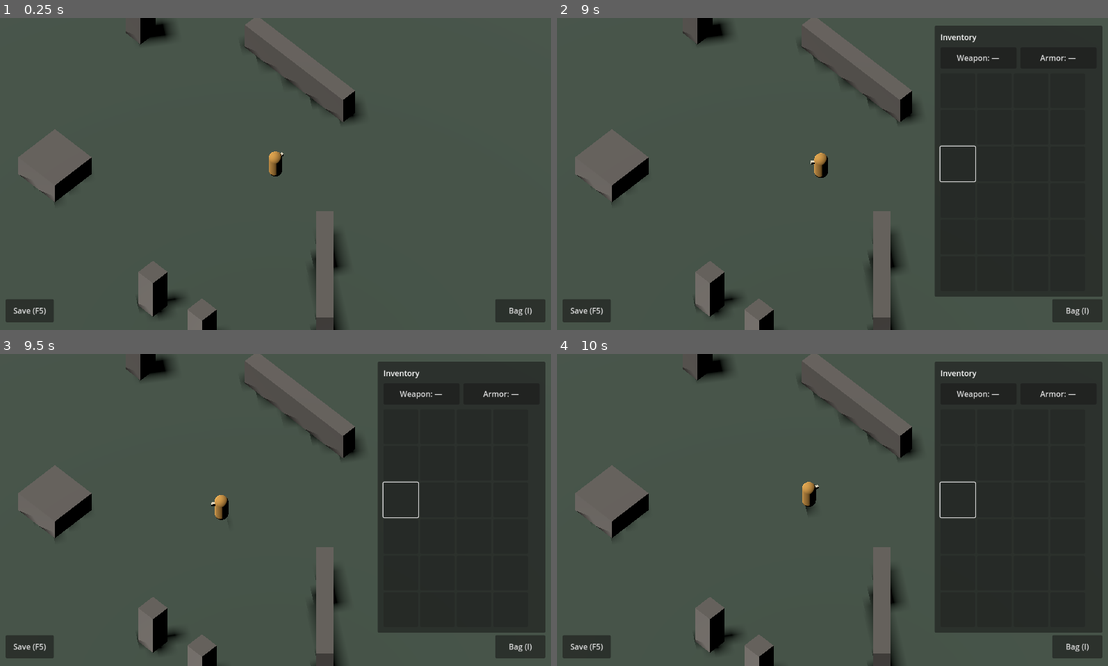
Above: before the commit, frames 1-4 (two rows, left to right).
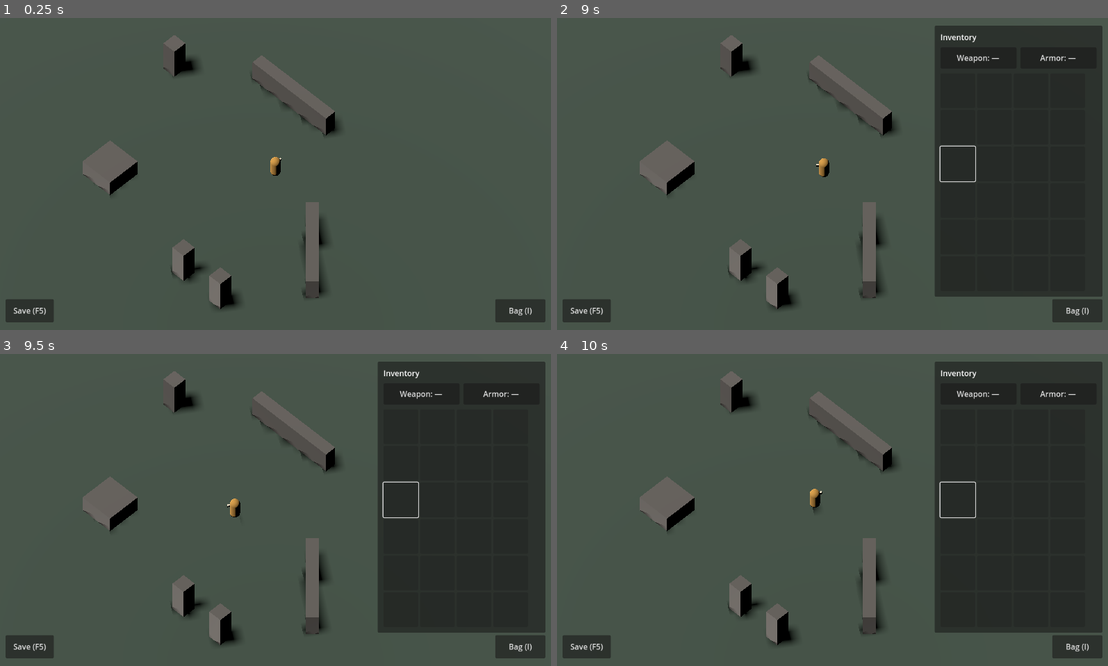
Above: after the commit, the same moments.

Repository: alaborderie/arpg
Game: Godot game, scene res://scenes/main/main.tscn
The game is run twice, just before and just after one commit, with the same random seed, the same clock (stepped at 60 frames per second) and the same inputs.
Inputs (mouse positions are in pixels of both pictures, inside the frame that each line leads up to):
- Up to frame 1 (0.25 s): no input
- Up to frame 2 (9 s): click "Bag (I)" at 0.5 s; click "Weapon: —" at 1.25 s; click "Armor: —" at 2 s; click "Bag (I)" at 2.75 s; click "Bag (I)" at 3.5 s; click "Weapon: —" at 4.25 s; click "Armor: —" at 5 s; click "Weapon: —" at 5.75 s; click "Armor: —" at 6.5 s; click "Save (F5)" at 7.25 s; move the mouse to (953, 158) at 8.02 s; press the mouse at (953, 158) at 8.03 s; tap Enter at 8.75 s; move the mouse to (722, 189) at 8.77 s; release the mouse at (722, 189) at 8.78 s; click (722, 189) at 8.85 s
- Up to frame 3 (9.5 s): no input
- Up to frame 4 (10 s): move the mouse to (887, 441) at 9.52 s; press the mouse at (887, 441) at 9.53 s

The runs differ from the first frame. In frame 1, 9.9% of the frame differs, in the area x 3-66%, y 0-100%; in frame 2, 9.9%; in frame 3, 10%; in frame 4, 10%.

Commit message:
feat(game): hard-lock the camera on the player, grow ortho size to 24
Drops the exponential-smoothing follow: on the 200x200 map the lag reads as
drift, and G1 asks for the camera to feel perfectly centered while walking.
CameraRig API (camera()) and the isometric angle/orthographic projection are
unchanged.

Co-Authored-By: Claude Fable 5 <noreply@anthropic.com>

Diff:
--- a/game/scenes/camera/camera_rig.gd
+++ b/game/scenes/camera/camera_rig.gd
@@ -1,11 +1,17 @@
 class_name CameraRig
 extends Node3D
-## Isometric-angle orthographic camera that follows a target smoothly.
+## Isometric-angle orthographic camera locked onto a target — no smoothing lag.
 ##
-## The rig node itself is the focus point: it glides toward [member target] every
-## frame, while the child [Camera3D] sits at a fixed pitch/yaw offset looking at the
-## rig. Moving the rig therefore pans the classic Diablo/PoE framing without ever
-## changing the viewing angle.
+## The rig node itself is the focus point: every frame it snaps straight to
+## [member target]'s position (no lerp/glide), while the child [Camera3D] sits at a
+## fixed pitch/yaw offset looking at the rig. Moving the rig therefore pans the
+## classic Diablo/PoE framing without ever changing the viewing angle.
+##
+## G1 (the larger 200x200 map) dropped the exponential-smoothing follow this rig
+## used to do: on a small test map the lag was barely noticeable, but it reads as
+## drift once the player can walk far in one direction, and the ticket calls for
+## the camera to feel perfectly centered at all times. A hard-lock is also simpler
+## and, unlike smoothing, has no per-frame accumulated floating-point drift.
 
 ## Downward tilt of the camera, in degrees (0 = horizon, 90 = straight down).
 const PITCH_DEGREES: float = 50.0
@@ -14,10 +20,8 @@
 ## How far back the orthographic camera sits from the focus point.
 const DISTANCE: float = 24.0
 
-## Node the rig glides toward each frame. Unset means the rig stays put.
+## Node the rig locks onto each frame. Unset means the rig stays put.
 @export var target: Node3D
-## Follow stiffness: higher snaps harder. Applied frame-rate-independently.
-@export var follow_speed: float = 8.0
 
 @onready var _camera: Camera3D = $Camera3D
 
@@ -31,15 +35,14 @@
 		cos(yaw) * cos(pitch)
 	) * DISTANCE
 	_camera.look_at(global_position, Vector3.UP)
+	if target != null:
+		global_position = target.global_position
 
 
-func _process(delta: float) -> void:
+func _process(_delta: float) -> void:
 	if target == null:
 		return
-	# Exponential smoothing with a delta-based factor so the glide feels identical
-	# at any frame rate (a plain constant-factor lerp would not).
-	var weight: float = 1.0 - exp(-follow_speed * delta)
-	global_position = global_position.lerp(target.global_position, weight)
+	global_position = target.global_position
 
 
 ## The camera other systems should use for screen-to-world queries.
--- a/game/scenes/camera/camera_rig.tscn
+++ b/game/scenes/camera/camera_rig.tscn
@@ -7,4 +7,4 @@
 
 [node name="Camera3D" type="Camera3D" parent="."]
 projection = 1
-size = 18.0
+size = 24.0
